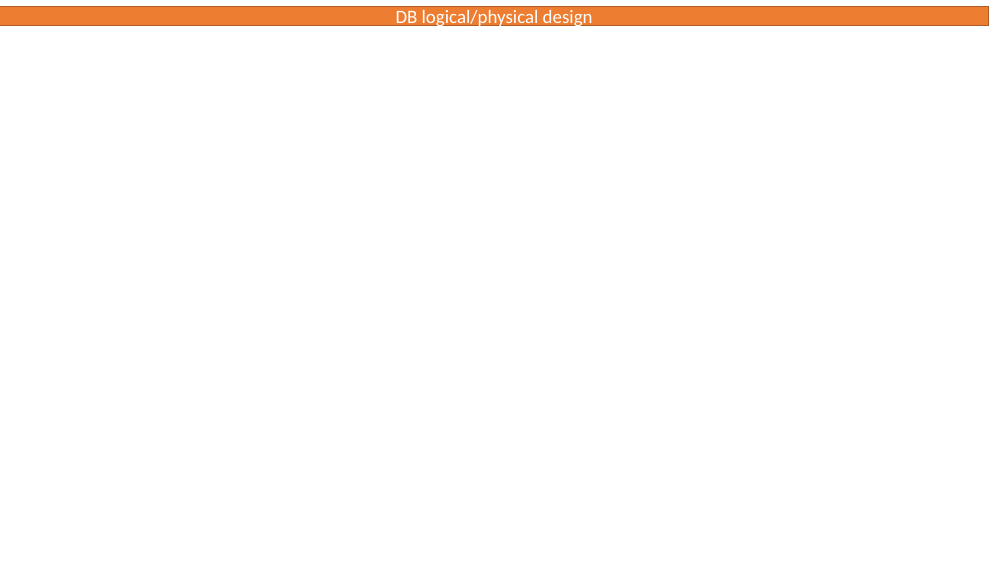
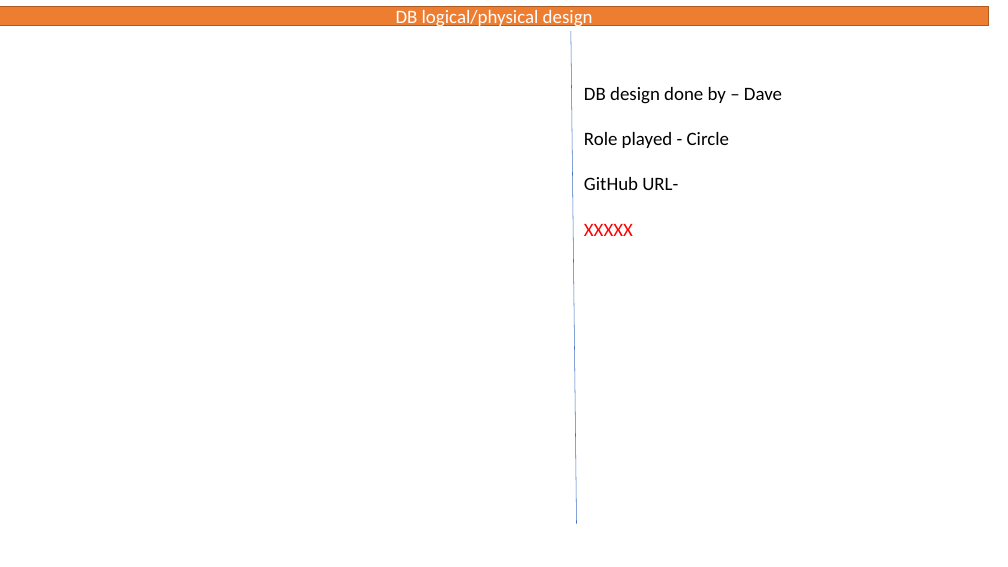
Before and after one commit to asitkumar26/nba-player-analytics, a slide deck: slide 4 of Presentation/Deliverables.pptx (slide 5 before the commit). Drawn at 1008x567 pixels with LibreOffice and Linux fonts; fonts in the diff are those of the drawing. Boxes give left, top, right and bottom in pixels: in the first picture for what was removed or moved away, otherwise in the second. Text is boxed around its words. In the diff, an @@ line names an element or a change of style, - is before the commit and + after.

```diff
--- a/Presentation/Deliverables.pptx
+++ b/Presentation/Deliverables.pptx
@@ line added from (571, 31) to (577, 524), #4472C4 0.5 pt @@
@@ text added at bbox=[584, 87, 782, 236], 18 pt, text #000000 @@
+DB design done by – Dave
+Role played - Circle
+GitHub URL-
+XXXXX
```
Also in this commit, not shown: 5 other slides changed, 3 slides removed.
